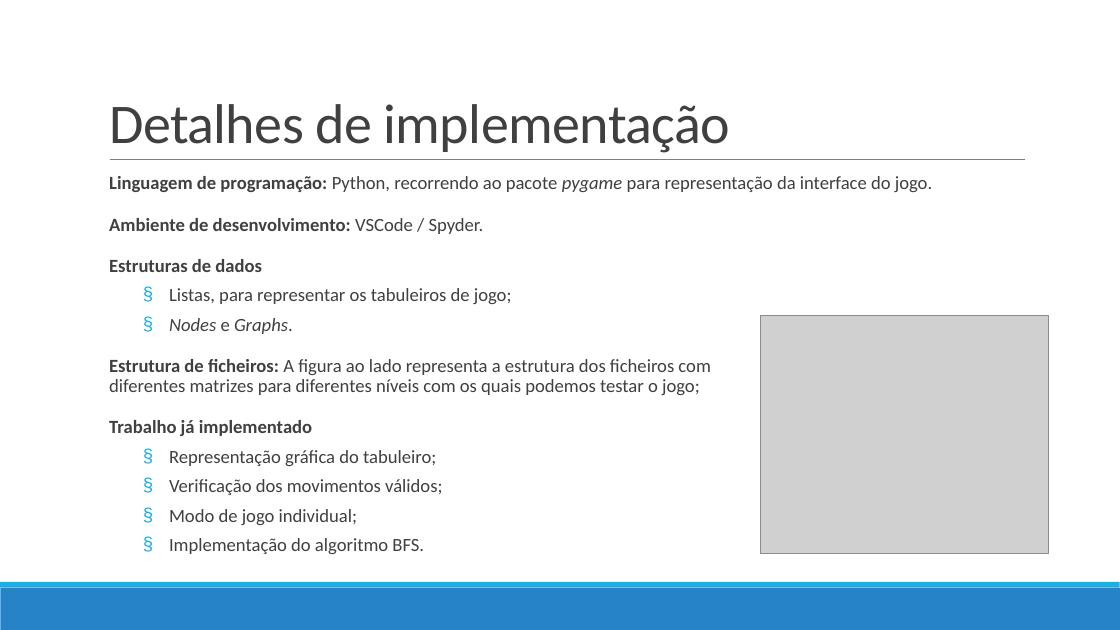
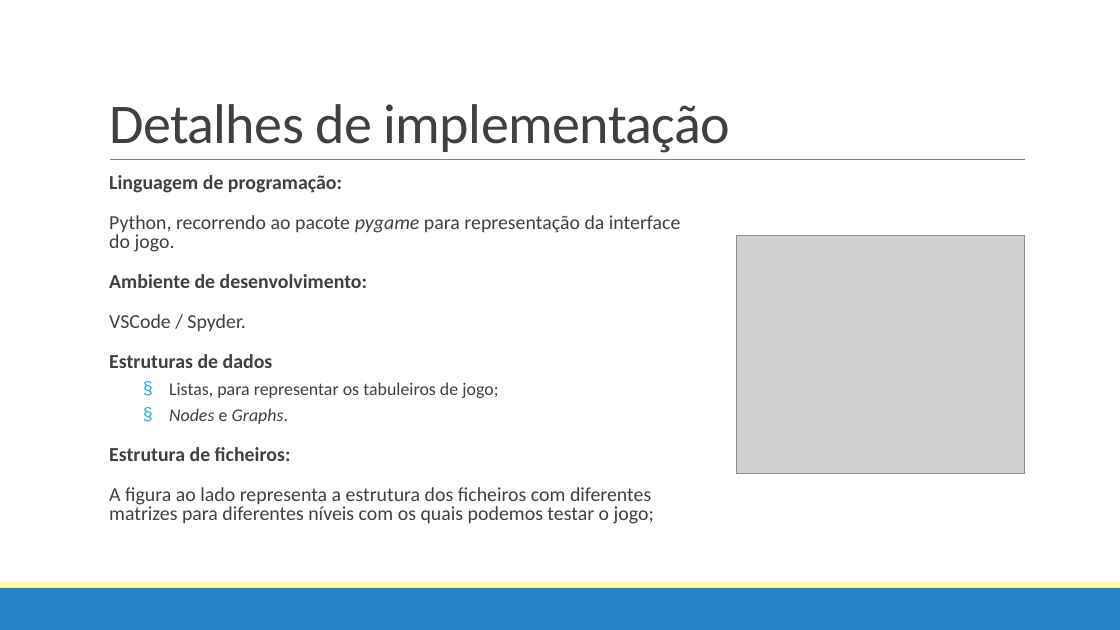
Before and after one commit to pedrovponte/IART-g39, a slide deck: slide 6 of docs/finalpresentation.pptx. Drawn at 1120x630 pixels with LibreOffice and Linux fonts; fonts in the diff are those of the drawing; grey boxes stand for pictures. Boxes give left, top, right and bottom in pixels: in the first picture for what was removed or moved away, otherwise in the second. Text is boxed around its words. In the diff, an @@ line names an element or a change of style, - is before the commit and + after.

```diff
--- a/docs/finalpresentation.pptx
+++ b/docs/finalpresentation.pptx
@@ rectangle added at bbox=[0, 0, 1120, 630], fill #FFFFFF @@
@@ text at bbox=[109, 175, 680, 331]: text changed; size 16 to 17 pt @@
-  Linguagem de programação: Python, recorrendo ao pacote pygame para representação da interface do jogo.
-  Ambiente de desenvolvimento: VSCode / Spyder.
+  Linguagem de programação:
+  Python, recorrendo ao pacote pygame para representação da interface do jogo.
+  Ambiente de desenvolvimento:
+  VSCode / Spyder.
@@ picture: place and size @@
-picture at bbox=[760, 315, 1049, 554]
+picture at bbox=[737, 235, 1025, 474]
@@ text at bbox=[109, 354, 498, 424]: size 16 to 17 pt in "Estruturas de dados"; size 16 to 15.3 pt in "Listas, para representar os tabuleiros de jogo;", "Nodes e Graphs."; line spacing 0.9 to 0.8 @@
@@ text at bbox=[109, 447, 654, 524]: text changed; size 16 to 17 pt @@
-  Estrutura de ficheiros: A figura ao lado representa a estrutura dos ficheiros com diferentes matrizes para diferentes níveis com os quais podemos testar o jogo;
-  Trabalho já implementado
-  § Representação gráfica do tabuleiro;
-  § Verificação dos movimentos válidos;
-  § Modo de jogo individual;
-  § Implementação do algoritmo BFS.
+  Estrutura de ficheiros:
+  A figura ao lado representa a estrutura dos ficheiros com diferentes matrizes para diferentes níveis com os quais podemos testar o jogo;
@@ rectangle removed at bbox=[0, 588, 1120, 630] @@
@@ rectangle removed at bbox=[0, 582, 1120, 588] @@
@@ rectangle added at bbox=[0, 582, 1120, 588], fill #FFFFAA @@
@@ rectangle added at bbox=[0, 588, 1120, 630], fill #2683C6 @@
```
Also in this commit, not shown: 6 other slides changed, 2 slides added, 4 other files.
